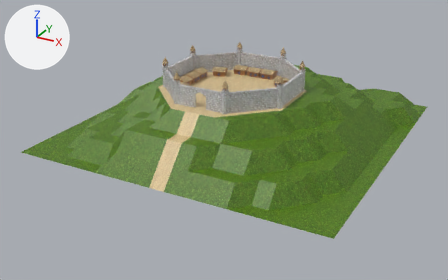
Two versions of the Blender file res/blend/castle.blend, one commit apart.
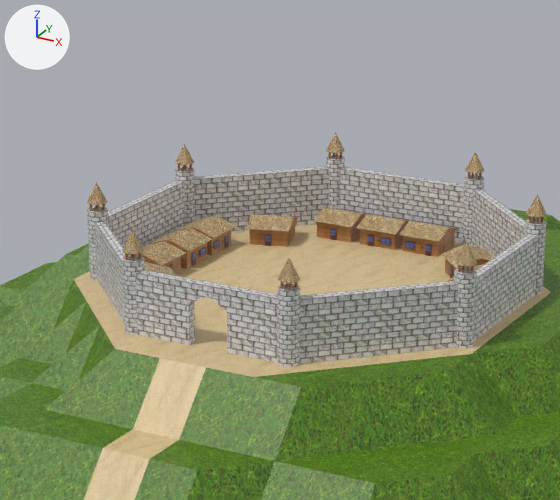
Each version is shown whole from a 50 mm camera at (174.5, -341.7, 142.5) aimed at (-4.0, -17.2, -19.7), then close up on the part from 30% to 69% of the width and 0% to 56% of the height. The axes (+X, +Y, +Z) are drawn at upper left. The lights are the same throughout.

The scene before the commit, as lines of its bpy script (objects in view):
```python
me_cube_006 = bpy.data.meshes.new('Cube.006')
me_cube_006.from_pydata(...)  # a box spanning x -1.0..1.0, y -1.0..1.0, z -1.0..1.0
me_cube_006.materials.append(mat_bricks)  # picture img_bricks_multy_png
me_cylinder_004 = bpy.data.meshes.new('Cylinder.004')
me_cylinder_004.from_pydata(...)  # 129 vertices, 90 faces; spans x -1.0..1.01, y -1.0..1.0, z -1.0..8.78
# faces by material slot: [24, 33, 33]
me_cylinder_004.materials.append(mat_wood)  # picture img_wood_png
me_cylinder_004.materials.append(mat_straw)  # picture img_straw_png
me_cylinder_004.materials.append(mat_bricks)  # picture img_bricks_multy_png
me_cylinder_010 = bpy.data.meshes.new('Cylinder.010')
me_cylinder_010.from_pydata(...)  # 129 vertices, 90 faces; spans x -1.0..1.01, y -1.0..1.0, z -1.0..8.78
# faces by material slot: [24, 33, 33]
me_cylinder_010.materials.append(mat_wood)  # picture img_wood_png
me_cylinder_010.materials.append(mat_straw)  # picture img_straw_png
me_cylinder_010.materials.append(mat_bricks)  # picture img_bricks_multy_png
ob_cube_006 = bpy.data.objects.new('Cube.006', me_cube_006)
ob_cube_006.location = (-27.1, -41.7, 21.0)
ob_cube_006.rotation_euler = (0.0, 0.0, -3.927)  # degrees (0, 0, -225)
ob_cube_006.scale = (16.0, 1.0, 6.0)
ob_cylinder_002 = bpy.data.objects.new('Cylinder.002', me_cylinder_004)
ob_cylinder_002.location = (16.7, 26.0, 17.0)
ob_cylinder_002.scale = (2.0, 2.0, 2.0)
ob_cylinder_008 = bpy.data.objects.new('Cylinder.008', me_cylinder_010)
ob_cylinder_008.location = (-38.7, 2.6, 17.0)
ob_cylinder_008.scale = (2.0, 2.0, 2.0)
# also in view: 'Cube.007' at (-38.8, -14.4, 21.0); 'Cube.008' at (-27.3, 14.1, 21.0); 'Cube.011' at (-30.6, -13.0, 17.8); 'Cylinder.007' at (-38.7, -30.1, 24.8); 'Cube.015' at (-30.6, -23.2, 17.8)
```
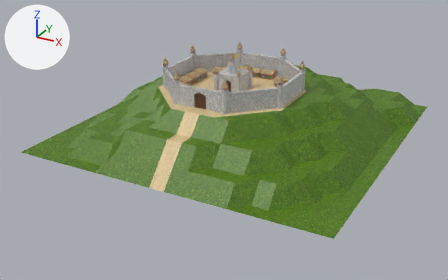
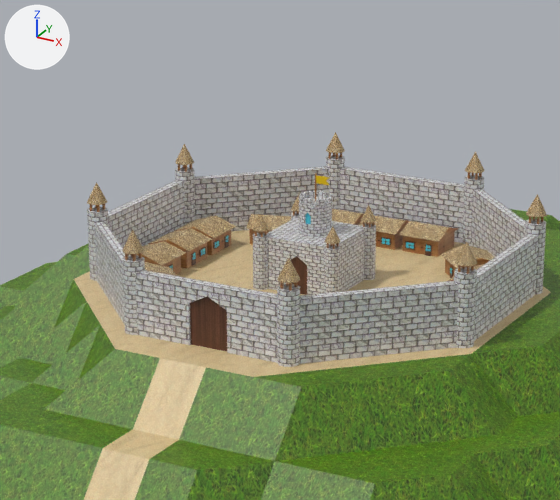
What differs and where, as boxes [x1, y1, x2, y2] in the close-ups (560 x 500 px):
'Cube', added: after [267, 173, 365, 295]
    faces in mat_bricks (picture img_bricks_multy_png): [267, 191, 365, 295]
    faces in mat_dark_wood (picture img_dark_wood_png): [291, 256, 307, 295]
'Cube.021', added (brown): after [190, 296, 227, 351]
'Cylinder.009', added: after [253, 214, 269, 290]
    faces in mat_bricks (picture img_bricks_multy_png): [253, 233, 269, 290]
    faces in mat_straw (picture img_straw_png): [253, 214, 269, 232]
'Cylinder.012', added: after [324, 226, 341, 293]
    faces in mat_bricks (picture img_bricks_multy_png): [324, 245, 341, 293]
    faces in mat_straw (picture img_straw_png): [325, 226, 341, 244]
'Cylinder.011', added: after [360, 205, 376, 280]
    faces in mat_bricks (picture img_bricks_multy_png): [360, 224, 376, 280]
    faces in mat_straw (picture img_straw_png): [361, 205, 376, 222]
'Cylinder.010', added: after [291, 195, 299, 220]
'Cube.018', unchanged, covered by the edit: before [246, 214, 298, 247]; after [246, 214, 291, 244]
'Cube.017', unchanged, covered by the edit: before [313, 207, 366, 242]; after [332, 209, 364, 225]

Diff of the bpy script that builds the scene:
```diff
--- a/res/blend/castle.blend.py
+++ b/res/blend/castle.blend.py
@@ mat_flag @@
+mat_flag = principled_material('Flag')
+mat_flag.base_color = (0.8, 0.534, 0.0)  # yellow #e7c100
@@ me_cube_010 @@
+me_cube_010.from_pydata(...)  # a box spanning x -1.0..1.0, y -1.0..1.0, z -1.0..1.0
+me_cube_010.materials.append(mat_dark_wood)  # picture img_dark_wood_png
@@ me_cube_001 @@
+me_cube_001.from_pydata(...)  # 246 vertices, 158 faces; spans x -10.0..10.0, y -10.0..10.0, z -0.1..28.9
+# faces by material slot: [109, 1, 4, 34, 10]
+me_cube_001.materials.append(mat_bricks)  # picture img_bricks_multy_png
+me_cube_001.materials.append(mat_dark_wood)  # picture img_dark_wood_png
+me_cube_001.materials.append(mat_glass)  # blue #4e67b2
+me_cube_001.materials.append(mat_wood)  # picture img_wood_png
+me_cube_001.materials.append(mat_flag)  # yellow #e7c100
@@ ob_cube_021 @@
+ob_cube_021 = bpy.data.objects.new('Cube.021', me_cube_010)
+ob_cube_021.location = (0.4, -53.0, 19.9)
+ob_cube_021.scale = (4.83, 0.382, 5.38)
@@ ob_cylinder_012 @@
+ob_cylinder_012 = bpy.data.objects.new('Cylinder.012', me_cylinder_010.copy())  # the mesh of ob_cylinder_008
+ob_cylinder_012.location = (7.7, -19.9, 16.4)
+ob_cylinder_012.scale = (1.54, 1.54, 1.54)
@@ ob_cylinder_011 @@
+ob_cylinder_011 = bpy.data.objects.new('Cylinder.011', me_cylinder_010.copy())  # the mesh of ob_cylinder_008
+ob_cylinder_011.location = (7.6, -4.5, 16.4)
+ob_cylinder_011.scale = (1.54, 1.54, 1.54)
@@ ob_cylinder_010 @@
+ob_cylinder_010 = bpy.data.objects.new('Cylinder.010', me_cylinder_010.copy())  # the mesh of ob_cylinder_008
+ob_cylinder_010.location = (-7.9, -4.6, 16.4)
+ob_cylinder_010.scale = (1.54, 1.54, 1.54)
@@ ob_cylinder_009 @@
+ob_cylinder_009 = bpy.data.objects.new('Cylinder.009', me_cylinder_010.copy())  # the mesh of ob_cylinder_008
+ob_cylinder_009.location = (-7.9, -19.8, 16.4)
+ob_cylinder_009.scale = (1.54, 1.54, 1.54)
@@ ob_cube @@
+ob_cube = bpy.data.objects.new('Cube', me_cube_001)
+ob_cube.location = (0.0, -12.1, 14.9)
+ob_cube.scale = (0.769, 0.769, 0.769)
```
